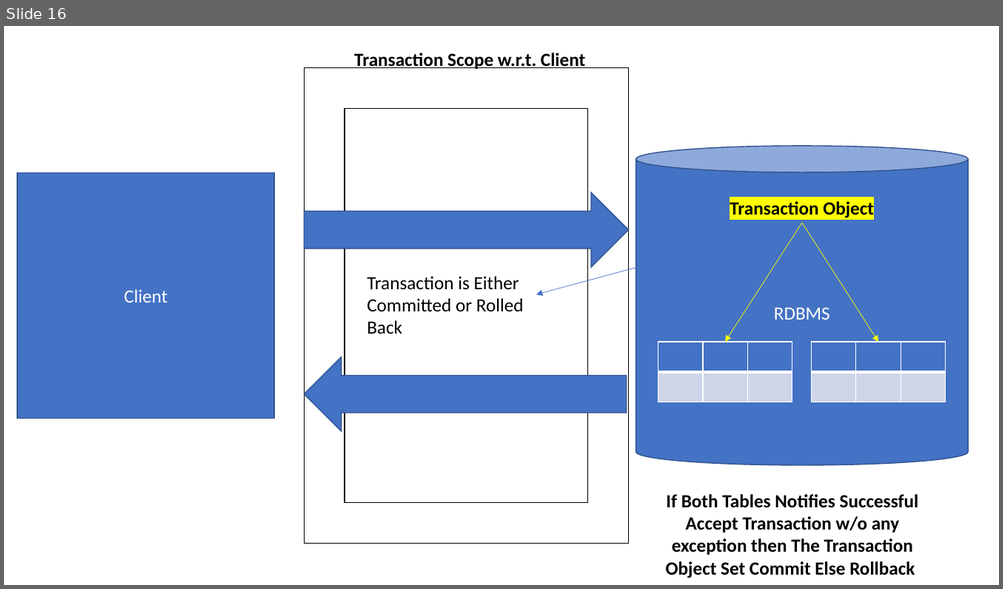
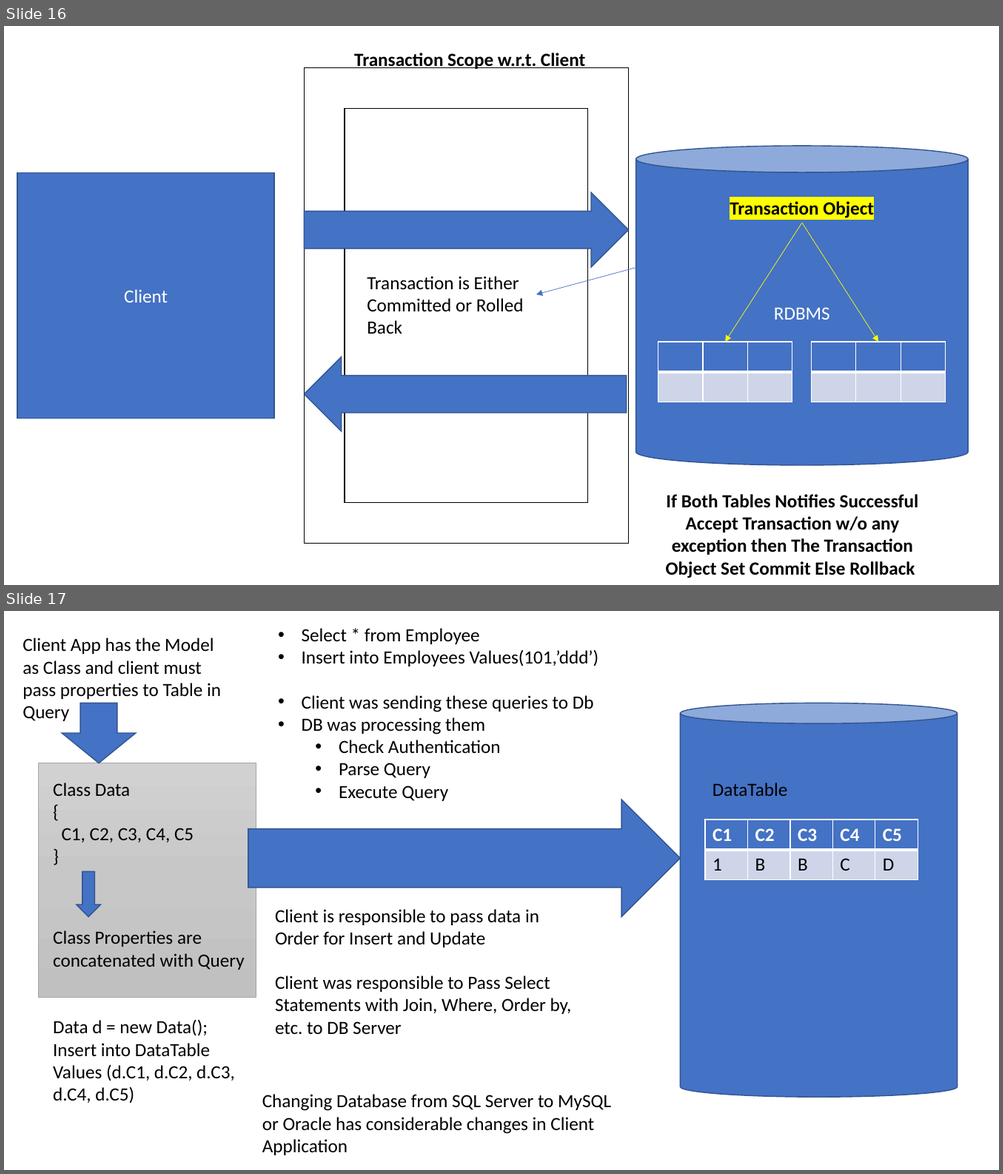
Before and after one commit to maheshsabnis/SimSept2002, a slide deck: Training_Images.pptx. Shown one above the other, each under a label of ours: slide 16 before the commit, slides 16 and 17 after it. The pictures are 1003x589 and 1003x1174 pixels, drawn with LibreOffice and Linux fonts; fonts in the diff are those of the drawing. Boxes give left, top, right and bottom in pixels: in the first picture for what was removed or moved away, otherwise in the second. Text is boxed around its words. In the diff, an @@ line names an element or a change of style, - is before the commit and + after.

```diff
--- a/Training_Images.pptx
+++ b/Training_Images.pptx
@@ slide 17 added at (x1=4, y1=611, x2=999, y2=1170), background #FFFFFF @@
@@ text added at (x1=301, y1=628, x2=599, y2=801), 18 pt, text #000000 @@
+• Select * from Employee
+• Insert into Employees Values(101,’ddd’)
+• Client was sending these queries to Db
+• DB was processing them
+  • Check Authentication
+  • Parse Query
+  • Execute Query
@@ text added at (x1=22, y1=638, x2=221, y2=721), 18 pt, text #000000 @@
+Client App has the Model as Class and client must pass properties to Table in Query
@@ down arrow added at (x1=62, y1=703, x2=136, y2=763), fill #4472C4, outline #325491 1 pt @@
@@ cylinder added at (x1=680, y1=703, x2=957, y2=1097), fill #4472C4, outline #325491 1 pt @@
@@ rectangle added at (x1=38, y1=763, x2=256, y2=997), fill gradient #D2D2D2 to #C8C8C8 to #C0C0C0, outline #A5A5A5 0.5 pt @@
@@ text added at (x1=53, y1=783, x2=193, y2=843), 18 pt, text #000000 @@
+Class Data
+{
+C1, C2, C3, C4, C5
+}
@@ text added at (x1=712, y1=783, x2=787, y2=796), 18 pt, text #000000 @@
+DataTable
@@ right arrow added at (x1=248, y1=800, x2=680, y2=917), fill #4472C4, outline #325491 1 pt @@
@@ table added at (x1=706, y1=820, x2=918, y2=880), 2 rows, 5 columns @@
+C1 | C2 | C3 | C4 | C5
+1 | B | B | C | D
@@ down arrow added at (x1=77, y1=872, x2=101, y2=917), fill #4472C4, outline #325491 1 pt @@
@@ text added at (x1=275, y1=909, x2=572, y2=1034), 18 pt, text #000000 @@
+Client is responsible to pass data in Order for Insert and Update
+Client was responsible to Pass Select Statements with Join, Where, Order by, etc. to DB Server
@@ text added at (x1=53, y1=931, x2=244, y2=1104), 18 pt, text #000000 @@
+Class Properties are concatenated with Query
+Data d = new Data();
+Insert into DataTable Values (d.C1, d.C2, d.C3, d.C4, d.C5)
@@ text added at (x1=262, y1=1094, x2=611, y2=1156), 18 pt, text #000000 @@
+Changing Database from SQL Server to MySQL or Oracle has considerable changes in Client Application
```
Also in this commit, not shown: 1 other slide added, 17 other files.
